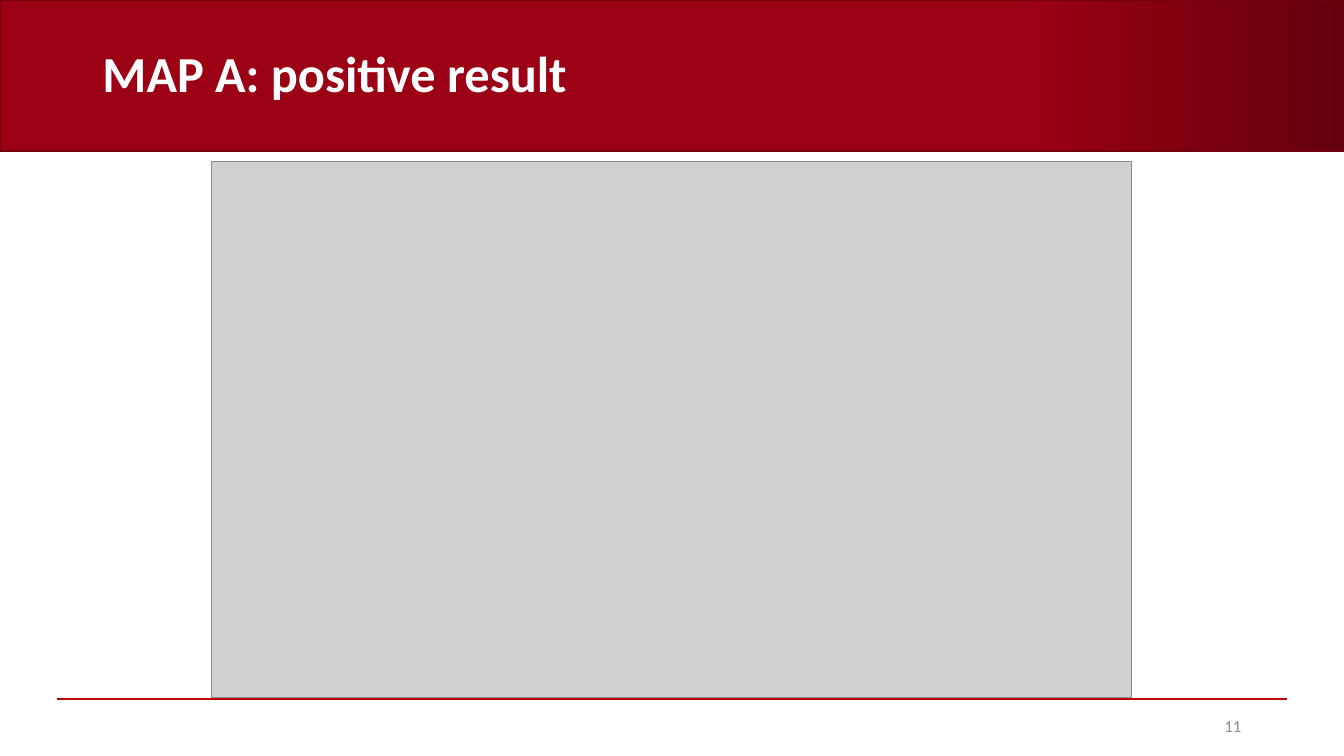
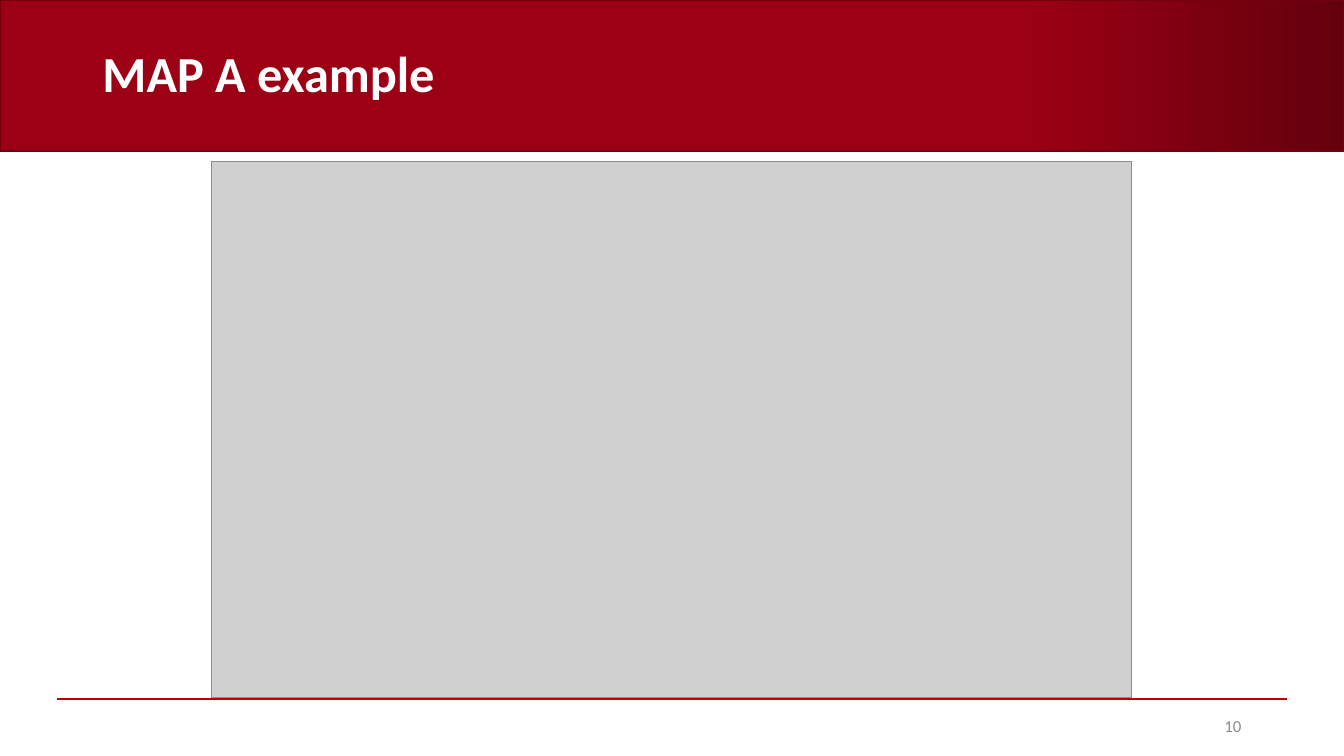
Before and after one commit to AndreaCorrado00/Tesi_magistrale_Corrado_Andrea, a slide deck: slide 10 of Documentation/7. Envelope analysis.pptx (slide 11 before the commit). Drawn at 1344x756 pixels with LibreOffice and Linux fonts; fonts in the diff are those of the drawing; grey boxes stand for pictures; background and template pictures are left out. Boxes give left, top, right and bottom in pixels: in the first picture for what was removed or moved away, otherwise in the second. Text is boxed around its words. In the diff, an @@ line names an element or a change of style, - is before the commit and + after.

Commit message:
KB improved results

```diff
--- a/Documentation/7. Envelope analysis.pptx
+++ b/Documentation/7. Envelope analysis.pptx
@@ title at [102,56,434,100]: text changed @@
-MAP A: positive result
+MAP A example
@@ page number at [1224,721,1241,732]: text changed @@
-11
+10
```
Also in this commit, not shown: 18 other slides changed, 11 slides added, 4 slides removed.
